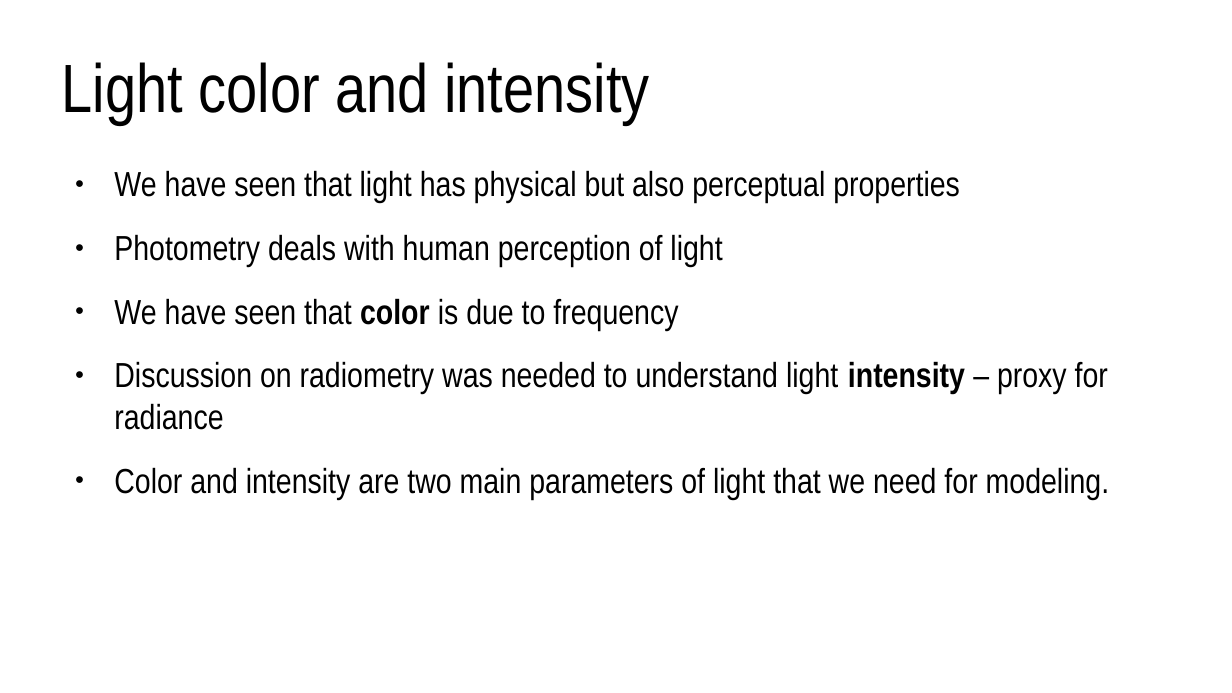
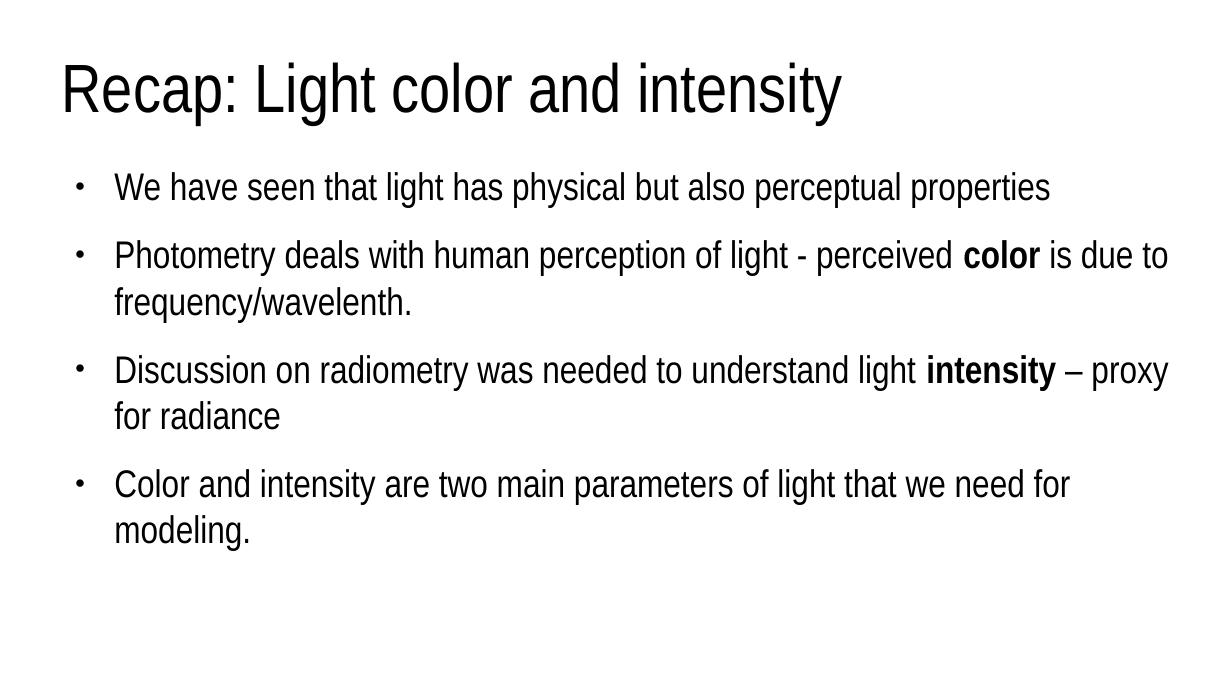
Before and after one commit to lorentzo/IntroductionToComputerGraphics, a slide deck: slide 12 of lectures/3_foundations_3d_scene/3_3_light.odp (slide 9 before the commit). Drawn at 1232x693 pixels with LibreOffice and Linux fonts; fonts in the diff are those of the drawing. Boxes give left, top, right and bottom in pixels: in the first picture for what was removed or moved away, otherwise in the second. Text is boxed around its words. In the diff, an @@ line names an element or a change of style, - is before the commit and + after.

Commit message:
light

```diff
--- a/lectures/3_foundations_3d_scene/3_3_light.odp
+++ b/lectures/3_foundations_3d_scene/3_3_light.odp
@@ title at <box>62,62,842,125</box>: text changed @@
-Light color and intensity
+Recap: Light color and intensity
@@ text at <box>114,172,1168,551</box>: size 22.4 to 24.8 pt in "We have seen that light has physical ...", "Discussion on radiometry was needed to understand ...", "Color and intensity are two main parameters ..." @@
@@ text at <box>114,240,1168,323</box>: text changed; size 22.4 to 24.8 pt @@
-● Photometry deals with human perception of light
-● We have seen that color is due to frequency
+● Photometry deals with human perception of light - perceived color is due to frequency/wavelenth.
```
Also in this commit, not shown: 10 other slides changed, 13 slides added, 2 slides removed, 11 other files.
